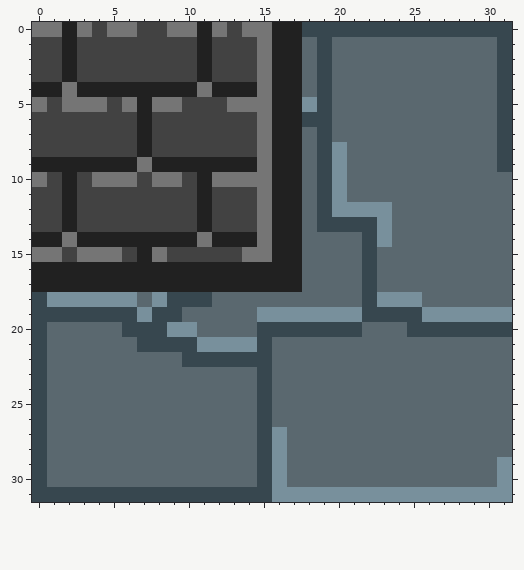
Edited in one commit: pixel-art sprite (Silentium/Assets/Visuals/Tiles/Street_pavconnect_corner_lt(good).png). Above is the file before it was changed.
The file is 32x32 pixels.
Once edited:
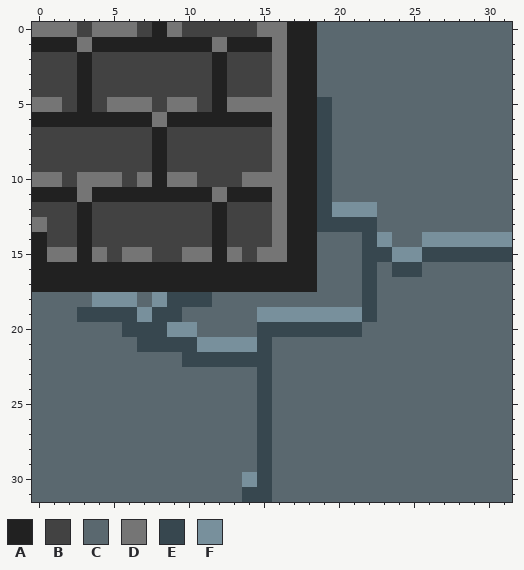
Palette (. is transparent): A #212121  B #424242  C #5a686f  D #757575  E #37474f  F #78909c
Changes in this commit:
@@ x 0..31 @@
- 0 DDADBDDBBDDADBDDAAEEEEEEEEEEEEEE
- 1 BBABBBBBBBBABBBDAACECCCCCCCCCCCE
- 2 BBABBBBBBBBABBBDAACECCCCCCCCCCCE
- 3 BBABBBBBBBBABBBDAACECCCCCCCCCCCE
- 4 AADAAAAAAAADAAADAACECCCCCCCCCCCE
- 5 DBDDDBDADDBBBDDDAAFECCCCCCCCCCCE
- 6 BBBBBBBABBBBBBBDAAEECCCCCCCCCCCE
- 7 BBBBBBBABBBBBBBDAACECCCCCCCCCCCE
- 8 BBBBBBBABBBBBBBDAACEFCCCCCCCCCCE
- 9 AAAAAAADAAAAAAADAACEFCCCCCCCCCCE
-10 DBABDDDBDDBADDDDAACEFCCCCCCCCCCC
-11 BBABBBBBBBBABBBDAACEFCCCCCCCCCCC
-12 BBABBBBBBBBABBBDAACEFFFFCCCCCCCC
-13 BBABBBBBBBBABBBDAACEEEEFCCCCCCCC
-14 AADAAAAAAAADAAADAACCCCEFCCCCCCCC
-15 DDBDDDBADBBBBBDDAACCCCECCCCCCCCC
-16 AAAAAAAAAAAAAAAAAACCCCECCCCCCCCC
-17 AAAAAAAAAAAAAAAAAACCCCECCCCCCCCC
-18 EFFFFFFCFEEECCCCCCCCCCEFFFCCCCCC
-19 EEEEEEEFEECCCCCFFFFFFFEEEEFFFFFF
-20 ECCCCCEEEFFCCCCEEEEEEECCCEEEEEEE
-21 ECCCCCCEEEEFFFFECCCCCCCCCCCCCCCC
-22 ECCCCCCCCCEEEEEECCCCCCCCCCCCCCCC
-23 ECCCCCCCCCCCCCCECCCCCCCCCCCCCCCC
-24 ECCCCCCCCCCCCCCECCCCCCCCCCCCCCCC
-25 ECCCCCCCCCCCCCCECCCCCCCCCCCCCCCC
-26 ECCCCCCCCCCCCCCECCCCCCCCCCCCCCCC
-27 ECCCCCCCCCCCCCCEFCCCCCCCCCCCCCCC
-28 ECCCCCCCCCCCCCCEFCCCCCCCCCCCCCCC
-29 ECCCCCCCCCCCCCCEFCCCCCCCCCCCCCCF
-30 ECCCCCCCCCCCCCCEFCCCCCCCCCCCCCCF
-31 EEEEEEEEEEEEEEEEFFFFFFFFFFFFFFFF
+ 0 DDDBDDDBADBBBBBDDAACCCCCCCCCCCCC
+ 1 AAADAAAAAAAADAAADAACCCCCCCCCCCCC
+ 2 BBBABBBBBBBBABBBDAACCCCCCCCCCCCC
+ 3 BBBABBBBBBBBABBBDAACCCCCCCCCCCCC
+ 4 BBBABBBBBBBBABBBDAACCCCCCCCCCCCC
+ 5 DDBABDDDBDDBADDDDAAECCCCCCCCCCCC
+ 6 AAAAAAAADAAAAAAADAAECCCCCCCCCCCC
+ 7 BBBBBBBBABBBBBBBDAAECCCCCCCCCCCC
+ 8 BBBBBBBBABBBBBBBDAAECCCCCCCCCCCC
+ 9 BBBBBBBBABBBBBBBDAAECCCCCCCCCCCC
+10 DDBDDDBDADDBBBDDDAAECCCCCCCCCCCC
+11 AAADAAAAAAAADAAADAAECCCCCCCCCCCC
+12 BBBABBBBBBBBABBBDAAEFFFCCCCCCCCC
+13 DBBABBBBBBBBABBBDAAEEEECCCCCCCCC
+14 ABBABBBBBBBBABBBDAACCCEFCCFFFFFF
+15 ADDADBDDBBDDADBDDAACCCEEFFEEEEEE
+16 AAAAAAAAAAAAAAAAAAACCCECEECCCCCC
+17 AAAAAAAAAAAAAAAAAAACCCECCCCCCCCC
+18 CCCCFFFCFEEECCCCCCCCCCECCCCCCCCC
+19 CCCEEEEFEECCCCCFFFFFFFECCCCCCCCC
+20 CCCCCCEEEFFCCCCEEEEEEECCCCCCCCCC
+21 CCCCCCCEEEEFFFFECCCCCCCCCCCCCCCC
+22 CCCCCCCCCCEEEEEECCCCCCCCCCCCCCCC
+23 CCCCCCCCCCCCCCCECCCCCCCCCCCCCCCC
+24 CCCCCCCCCCCCCCCECCCCCCCCCCCCCCCC
+25 CCCCCCCCCCCCCCCECCCCCCCCCCCCCCCC
+26 CCCCCCCCCCCCCCCECCCCCCCCCCCCCCCC
+27 CCCCCCCCCCCCCCCECCCCCCCCCCCCCCCC
+28 CCCCCCCCCCCCCCCECCCCCCCCCCCCCCCC
+29 CCCCCCCCCCCCCCCECCCCCCCCCCCCCCCC
+30 CCCCCCCCCCCCCCFECCCCCCCCCCCCCCCC
+31 CCCCCCCCCCCCCCEECCCCCCCCCCCCCCCC
Where, in picture pixels (left, top, right, bottom), the same in both pictures:
changed: (32, 22, 512, 502)
